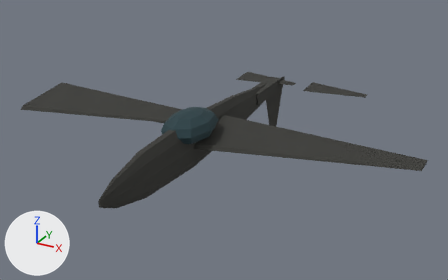
Two versions of the glTF model game/assets/units/spitfire_Destroyed.glb, one commit apart.
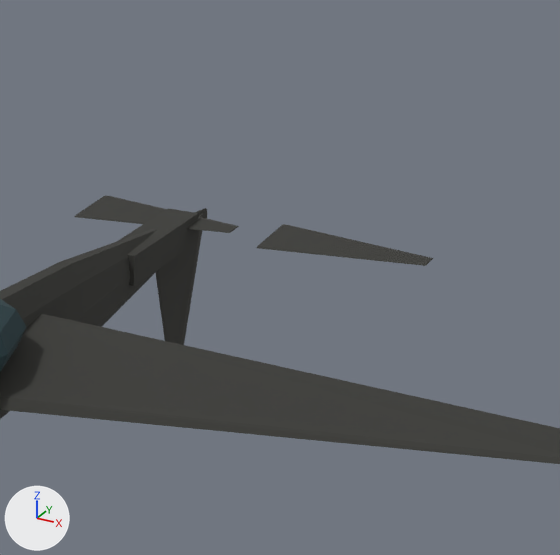
There are two pictures of each version: one whole from a 50 mm camera at (7.57, -13.15, 7.61) aimed at (0.26, 0.13, 0.97), one close up on the part from 47% to 92% of the width and 0% to 73% of the height. Arrows for +X, +Y and +Z are at lower left; the lights stay in place. The older version's two pictures come first. Where no turn or scale is listed for an object, it has been applied to the vertices.

Objects in the first close-up: 'Cockpit', 'Elevator_L', 'Elevator_R', 'Fuselage', 'Rudder', 'TailBoom', 'Wing_R'.
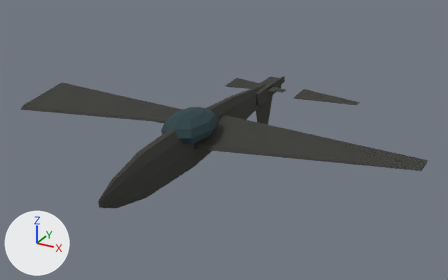
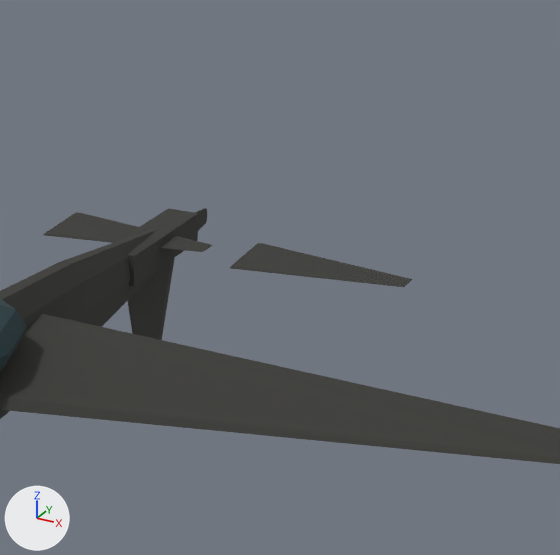
The change in detail:
Object 'Elevator_L' (ob_elevator_l) moves from (-1.13, 3.91, 1.48) to (-1.13, 3.16, 1.48).
Object 'Elevator_R' (ob_elevator_r) moves from (1.13, 3.91, 1.48) to (1.13, 3.16, 1.48).
Object 'Rudder' (ob_rudder) moves from (0.0, 3.91, 1.41) to (0.0, 3.16, 1.41).

Location of each change, (x1, y1, x2, y2) in pixels of the close-ups (560 x 555 px):
'Elevator_R', moved
    before: (257, 224, 433, 266)
    after: (230, 243, 412, 287)
'Rudder', moved
    before: (155, 213, 204, 345)
    after: (128, 258, 175, 340)
'Elevator_L', moved
    before: (74, 195, 239, 233)
    after: (44, 212, 212, 252)
